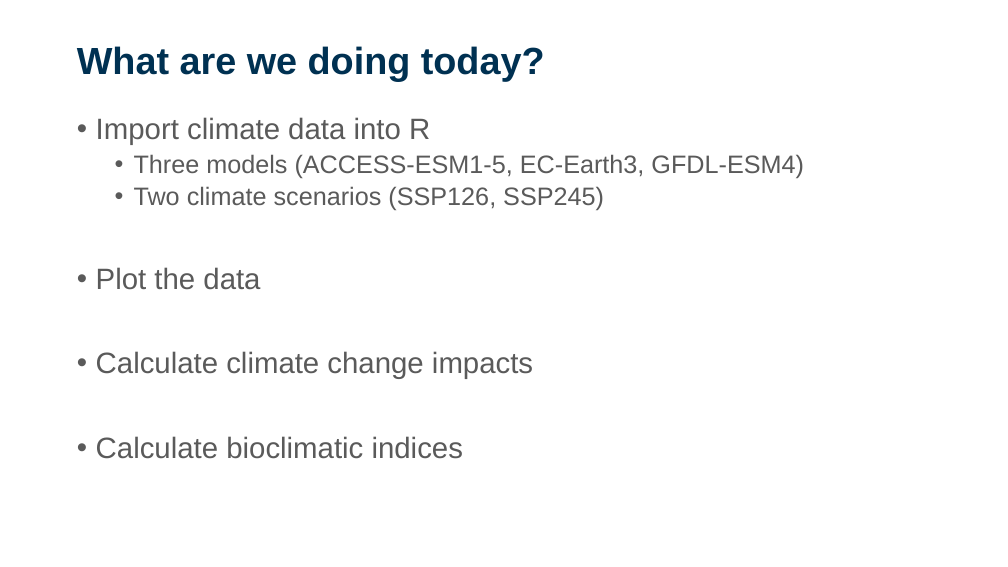
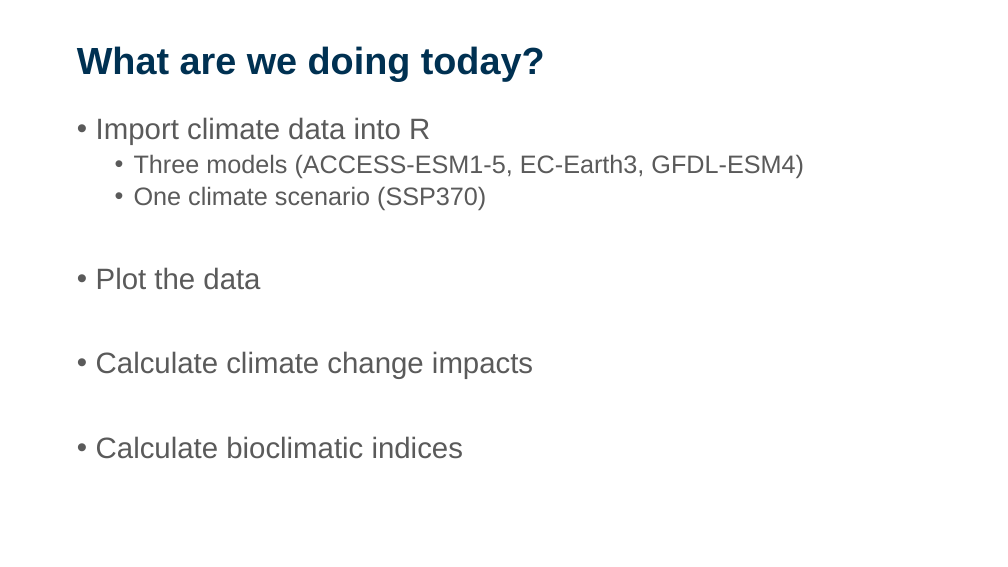
Before and after one commit to sdesrosiers1989/ICCB_Projections, a slide deck: slide 11 of ICCB2025_Session2_ClimateProjections.pptx. Drawn at 1008x567 pixels with LibreOffice and Linux fonts; fonts in the diff are those of the drawing; background and template pictures are left out. Boxes give left, top, right and bottom in pixels: in the first picture for what was removed or moved away, otherwise in the second. Text is boxed around its words. In the diff, an @@ line names an element or a change of style, - is before the commit and + after.

```diff
--- a/ICCB2025_Session2_ClimateProjections.pptx
+++ b/ICCB2025_Session2_ClimateProjections.pptx
@@ text at [134, 186, 486, 210]: text changed @@
-  • Two climate scenarios (SSP126, SSP245)
+  • One climate scenario (SSP370)
```
Also in this commit, not shown: 7 other slides changed, 2 slides added, 1 other file.
